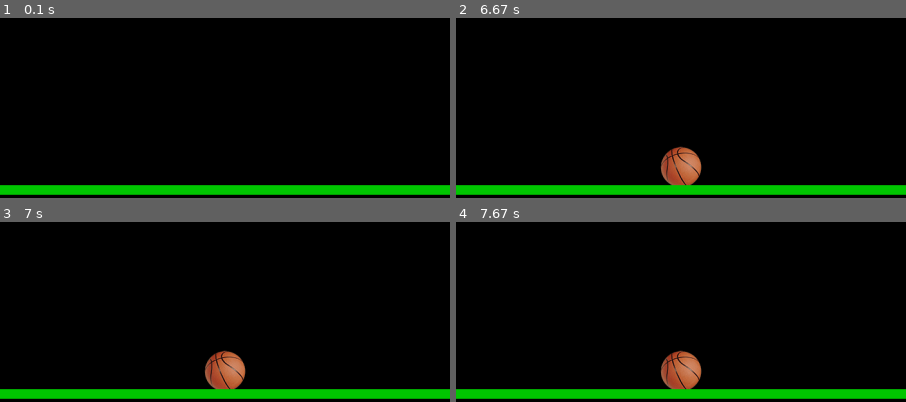
Above: before the commit, frames 1-4 (two rows, left to right).
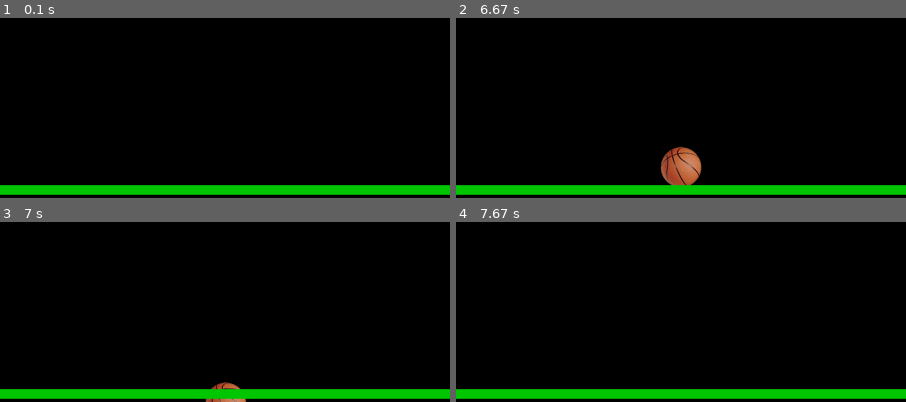
Above: after the commit, the same moments.

Repository: IGNITE-Pathways/Hoops
Game: pygame game, started from Pygame Hoops.py
The game is run twice, just before and just after one commit, with the same random seed, the same clock (stepped at 60 frames per second) and the same inputs.
Inputs (mouse positions are % of the whole screen's width and height, from its top left):
- Up to frame 1 (0.1 s): no input
- Up to frame 2 (6.67 s): click (82, 25) at 0.38 s
- Up to frame 3 (7 s): no input
- Up to frame 4 (7.67 s): no input
The pictures show only the part of the screen within x 20-70%, y 50-100%; the shares and areas given below are measured in that part.

Frames 1-2 are identical in both runs. In frame 3, 1.7% of the frame differs, in the area x 45-55%, y 71-100%; in frame 4, 1.6%.

Commit message:
calculating velocity at every point

Diff:
--- a/Pygame Hoops.py
+++ b/Pygame Hoops.py
@@ -26,8 +26,10 @@
 balls=[]
 for i in range(1,36):
     balls.append(pygame.image.load(r'balls/ball_'+str(i)+'.png').convert_alpha())
+
 def get_path(ball_pos,vx,vy):
     path=[]
+    velocity=[]
     vfx = 0
     vfy = 0
     height_gained=0
@@ -36,10 +38,13 @@
     while True:
         x = vx * t
         y = vy * t + (g * t * t * 0.5) + ball_pos[1]
-        path.append((x+ball_pos[0],(y)))
         #print(x + ball_pos[0],y)
         t+=0.3
         height_gained = y-ball_pos[1]
+        vfx = vx
+        vfy = math.sqrt((vy*vy)+(2*g*height_gained))
+        path.append((x+ball_pos[0],(y)))
+        velocity.append((vx,vy))
         if abs(vx)<0.2 or abs(vy)<1:
             print("slowball")
             break
@@ -75,7 +80,7 @@
             break
     #print("vfx",vfx,"vfy",vfy,"height_gained",-height_gained)
     #print("x",x+ball_pos[0],"y",y,"vx",vx,"vy",vy)
-    return path, (x + ball_pos[0], y), vfx, vfy
+    return path, velocity, (x + ball_pos[0], y), vfx, vfy
 
 def calc_trajectory(pos):
     # current ball position
@@ -125,7 +130,7 @@
 def bounce_ball(start_pos, vx, vy):
      global bounces
      bounces+=1
-     path, collision_point, vx, vy  = get_path(start_pos, vx, vy)
+     path, velocity, collision_point, vx, vy  = get_path(start_pos, vx, vy)
      if vx==0 or vy==0:
          print("speed is 0")
          return
@@ -153,7 +158,7 @@
                     shoot=True
                     lastPos=(event.pos[0],event.pos[1])
                     endPos=(bx+round(ball_size/2),by+round(ball_size/2))
-                    path, collision_point, vx, vy  = calc_trajectory(lastPos)
+                    path, velocity, collision_point, vx, vy  = calc_trajectory(lastPos)
                     for a in path:
                         pygame.draw.circle(screen,(white),(a[0],a[1]),2)
                         pygame.display.update()
@@ -163,7 +168,7 @@
                 if shoot:
                     reset_field((bx,by))
                     lastPos=(event.pos[0],event.pos[1])
-                    path, collision_point, vx, vy = calc_trajectory(lastPos)
+                    path, velocity, collision_point, vx, vy = calc_trajectory(lastPos)
                     for a in path:
                         pygame.draw.circle(screen,(white),(a[0],a[1]),2)
                         pygame.display.update()
@@ -172,7 +177,7 @@
                 if event.button==1:
                     #print("shoot done",event.pos[0],event.pos[1] )
                     #screen.blit(ball, (bx, by))
-                    path, collision_point, vx, vy  = calc_trajectory(lastPos)
+                    path, velocity, collision_point, vx, vy  = calc_trajectory(lastPos)
                     for a in path:
                         time.sleep(.02)
                         reset_field((a[0]-round(ball_size/2),a[1]-round(ball_size/2)))
